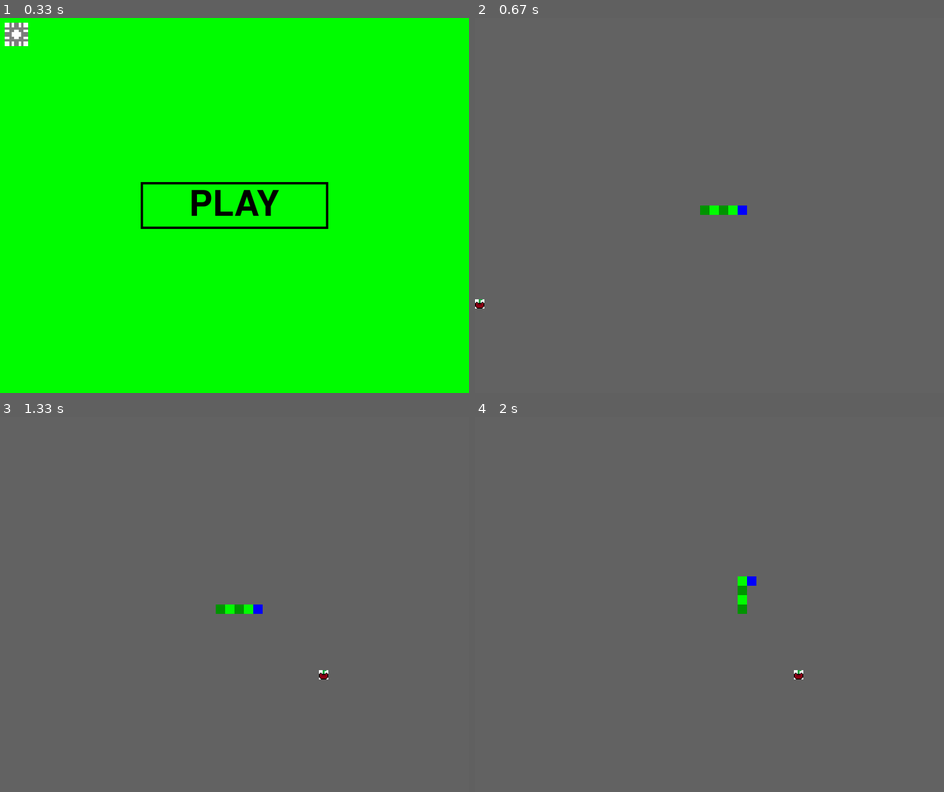
Above: before the commit, frames 1-4 (two rows, left to right).
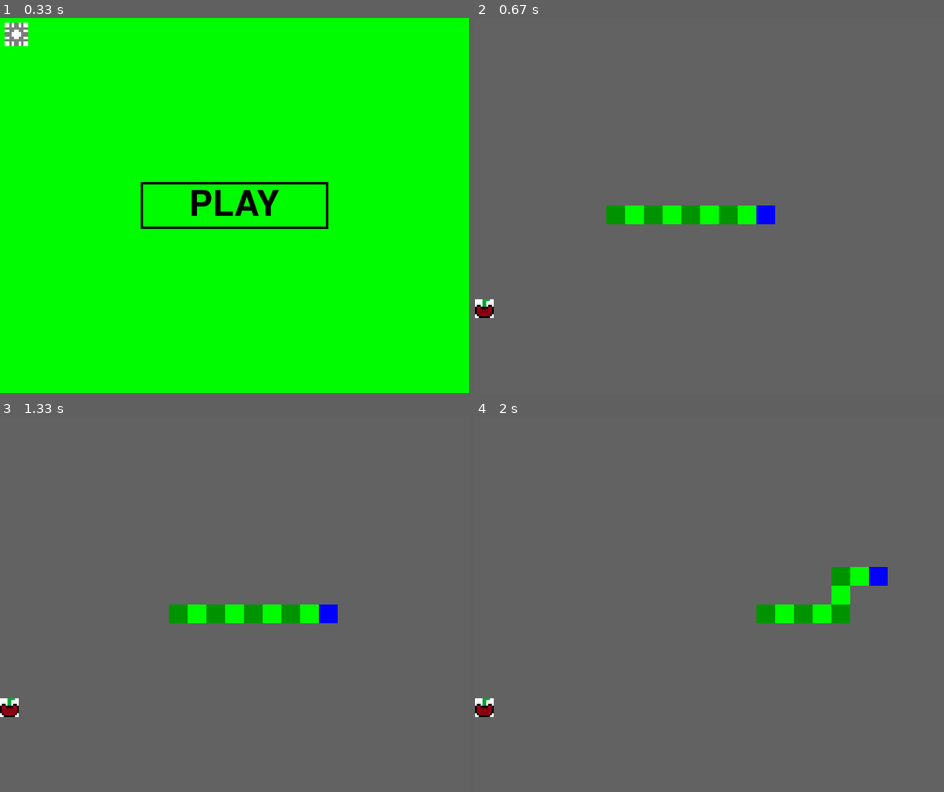
Above: after the commit, the same moments.

Repository: Colepng/Snake
Game: pygame game, started from main_menu.py
Same seed, same stepped clock (60 frames per second), same inputs: the game is played once before the commit and once after it.
Inputs (mouse positions are in pixels of both pictures, inside the frame that each line leads up to):
- Up to frame 1 (0.33 s): no input
- Up to frame 2 (0.67 s): click "PLAY" at 0.38 s
- Up to frame 3 (1.33 s): hold Esc 0.67-1.13 s; hold Right 0.67-1.13 s; move the mouse to (215, 619) at 0.7 s; click (225, 593) at 1.22 s, where only the run after the commit has a clickable "Resume"
- Up to frame 4 (2 s): tap W at 1.5 s; hold Right from 1.83 s (still down)

Frame 1 is identical in both runs. In frame 2, 1.9% of the frame differs, in the area x 0-64%, y 50-80%; in frame 3, 1.9%; in frame 4, 2.3%, in the area x 0-88%, y 40-80%.

Commit message:
Made a pause menu
Added a file to start the game, added a pause menu, made it so that the length changed in the setting menu changes the length when you play again,

Diff:
--- a/game.py
+++ b/game.py
@@ -3,9 +3,11 @@
 from pygame.locals import *
 
 import sys
-import json
+import time
+from pause_menu import pause_menu
 
 import snake
+import setting_menu
 
 GREEN = 0, 255, 0 #setting the first colout of the snake
 LIGHT_GREEN = 0,150,0 #setting the second colout of the snake
@@ -30,12 +32,14 @@
         self.snake = snake.Snake(surface, length, size, win_x, win_y, starting_x, starting_y)
         self.snake.draw()
         #print(pygame.display.get_window_size())
+        snake.running = True
         while snake.running:
             for event in pygame.event.get():#gets all events that are happening
                 #print(pygame.display.get_window_size())
                 if event.type == KEYDOWN:
                     if event.key == K_ESCAPE:#if the esc key is press it stop the loop from running
-                        return print('main menu')
+                        pause_menu(surface, win_x, win_y, starting_x, starting_y)
+
                     if event.key == K_LEFT or event.key == K_a:
                         self.snake.move_left()
 
@@ -48,6 +52,7 @@
                     if event.key == K_DOWN or event.key == K_s:
                         self.snake.move_down()
 
+
                 if event.type == QUIT:#if the user press the x at the top of the screen it will close the program
                     sys.exit()
 
--- a/main_menu.py
+++ b/main_menu.py
@@ -1,44 +1,49 @@
 import pygame
 from pygame.locals import *
 from pygame.rect import *
+
 import json
 
 from game import game
 import setting_menu
 
 pygame.init()
-count = 1
 
-COLOR = 0,0,0
-rect_color = 0,0,0
+BLACK = 0,0,0
 
 # window_sizes = pygame.display.list_modes()
 # screen = pygame.display.set_mode(window_sizes[int(input())], FULLSCREEN)
 
-setting = open('settings.json',)
-setting_json = json.load(setting)
-win_x = setting_json['win_x']
-win_y = setting_json['win_y']
+setting_file = open('settings.json',)
+setting_file_loaded = json.load(setting_file)
+win_x = setting_file_loaded['win_x']
+win_y = setting_file_loaded['win_y']
 
 screen = pygame.display.set_mode((win_x,win_y))#sets the windoes size
 
 rect = pygame.Rect(win_x/2 - 200, win_y/2 - 50, 400, 100,)
+
+
+
 font = pygame.font.Font(pygame.font.get_default_font(), 75)
-text = font.render('PLAY', True, COLOR)
+text = font.render('PLAY', True, BLACK)
 text_rect = text.get_rect()
+text_rect = (rect.left + ((rect.width - text.get_width())/2), rect.centery - text.get_height()/2)
 
-text_rect = (rect.left + ((rect.width - text.get_width())/2), rect.centery - text.get_height()/2)
-#print(rect.top, rect.centery - text.get_height()/2)
 
+
+#Loads the setting icon, sets its size and gets a rect for its
 setting_icon_no_size_change = pygame.image.load("Assests/setting_icon.png").convert_alpha()
 setting_icon = pygame.transform.scale(setting_icon_no_size_change,(50,50))
 setting_icon_rect = setting_icon.get_rect(x=10,y=10)
-# while 1:
-#     print(snake.Snake.SIZE)
-#     print()
+
+
+
+
+
 while 1:
     screen.fill((0,255,0))
-    pygame.draw.rect(screen, rect_color, rect, width=5)
+    pygame.draw.rect(screen, BLACK, rect, width=5)
     screen.blit(text, text_rect)
     screen.blit(setting_icon,setting_icon_rect)
     pygame.display.flip()
@@ -46,26 +51,24 @@
 
     for event in pygame.event.get():
         mouse_pos = pygame.mouse.get_pos()
-        length = setting_json['length']
-        size = setting_json['size']
-        win_x = setting_json['win_x']
-        win_y = setting_json['win_y']
-        starting_x = setting_json['starting_x']
-        starting_y = setting_json['starting_y']
+        length = setting_file_loaded['length']
+        size = setting_file_loaded['size']
+        win_x = setting_file_loaded['win_x']
+        win_y = setting_file_loaded['win_y']
+        starting_x = setting_file_loaded['starting_x']
+        starting_y = setting_file_loaded['starting_y']
         screen = pygame.display.set_mode((win_x, win_y))
-        print(pygame.display.get_window_size(), win_x, win_y)
-        #print(size,length)
+        #print(pygame.display.get_window_size(), win_x, win_y)
 
         if event.type == MOUSEBUTTONDOWN and setting_icon_rect.collidepoint(event.pos):
             setting_menu.run()
-            setting.close()
-            setting = open('settings.json',)
-            setting_json = json.load(setting)
+            setting_file.close()
+            setting_file = open('settings.json',)
+            setting_file_loaded = json.load(setting_file)
 
             print(pygame.display.list_modes())
 
 
         if event.type == MOUSEBUTTONDOWN and rect.collidepoint(event.pos):
-
                 game().run(screen, length,size, win_x, win_y, starting_x, starting_y)#Runs the run fuctions
                 count = 2
--- /dev/null
+++ b/pause_menu.py
@@ -0,0 +1,41 @@
+import pygame
+import json
+
+
+import snake
+from pygame.locals import *
+
+pygame.init()
+
+def pause_menu(surface,win_x,win_y,starting_x, starting_y):
+        black = (0,0,0)
+        run = True
+        gap = 75
+
+        font = pygame.font.Font(pygame.font.get_default_font(), 50)
+
+        resume_rect = pygame.Rect(starting_x, starting_y, 275,100)
+        resume_rect = pygame.Rect(starting_x - resume_rect.width/2, starting_y - gap, resume_rect.width, resume_rect.height)
+        resume_text = font.render('Resume', True, black)
+
+
+        main_menu_rect = pygame.Rect(starting_x, starting_y, 275,100)
+        main_menu_rect = pygame.Rect(resume_rect.x, starting_y + gap, main_menu_rect.width,main_menu_rect.height)
+        main_menu_text = font.render('Main Menu', True, black)
+
+
+        while run:
+            pygame.draw.rect(surface, black, resume_rect, width=5)
+            pygame.draw.rect(surface, black, main_menu_rect, width=5)
+            surface.blit(resume_text, (resume_rect.left + resume_rect.width/2 - resume_text.get_width()/2,(resume_rect.y + resume_rect.height/2)  - resume_text.get_height()/2))
+            surface.blit(main_menu_text, (main_menu_rect.x,(main_menu_rect.y + main_menu_rect.height/2)  - main_menu_text.get_height()/2))
+            pygame.display.flip()
+            for event in pygame.event.get():
+                if event.type == MOUSEBUTTONDOWN and resume_rect.collidepoint(event.pos):
+                    print("TEST")
+                    run = False
+
+                if event.type == MOUSEBUTTONDOWN and main_menu_rect.collidepoint(event.pos):
+                    print('main menu')
+                    snake.running = False
+                    return
--- a/setting_menu.py
+++ b/setting_menu.py
@@ -1,6 +1,7 @@
 import pygame
 from pygame.locals import *
 from pygame.rect import *
+
 import json
 
 import settings
--- a/settings.json
+++ b/settings.json
@@ -1,8 +1,8 @@
 {
     "win_x": 1000,
     "win_y": 800,
-    "starting_x": 500,
+    "starting_x": 480,
     "starting_y": 400,
-    "size": 20,
-    "length": 6
+    "size": 40,
+    "length": 10
 }
--- a/snake.py
+++ b/snake.py
@@ -24,6 +24,7 @@
         self.win_y = win_y
         self.starting_x = starting_x
         self.starting_y = starting_y
+        self.staring_length = length
         self.SIZE = size
         self.length = length
         self.apple_count = 0
@@ -32,7 +33,7 @@
         self.y = [self.starting_y]*self.length
         self.x[0] = self.starting_x
         self.y[0] = self.starting_y
-        self.direction = "right"
+        self.direction = 'right'
         for i in range(self.length-1,0,-1):
             self.x[i] =  self.x[0] - self.SIZE*i
             self.y[i] = self.y[0]
@@ -93,7 +94,6 @@
     #A function that is automaticly moving
 
     def play_again(self):
-        #length = 5
         self.new_high_score = False
         filename = "highscore.pk"
         with open(filename,  "rb") as f:
@@ -110,7 +110,7 @@
             unpick = pickle.Unpickler(f)
             self.highscore = unpick.load()
 
-        self.length = 5 + 1
+        self.length = self.staring_length
         if self.new_high_score == True:
             yesno_message = f"You eat {self.apple_count} apples, You set a new highscore it is {self.highscore}, Do you want to Play again?"
             #print("you set a new highscore")
@@ -131,7 +131,7 @@
         else:
             global running
             sys.exit()
-            print("exit")
+
 
 
     def auto_move(self):
@@ -158,8 +158,8 @@
             self.y[0] += self.SIZE
             self.move = True
 
-        #print(self.x[0], win_x)
-        #print(self.y[0], win_y)
+
+
         if self.x[0] > self.win_x - self.SIZE or self.x[0] < 0 or self.y[0] > self.win_y - self.SIZE or self.y[0] < 0:
             self.play_again()
             print('border')
@@ -170,7 +170,7 @@
                 print('body')
 
         self.head = pygame.Rect(self.x[0], self.y[0], self.SIZE, self.SIZE)
-        #print(self.head.topleft, self.apple.apple_rect.topleft)
+
 
         if self.head.topleft == self.apple.apple_rect.topleft:
             self.apple.apple_move()
@@ -179,4 +179,3 @@
                     self.apple.apple_move()
             self.ins_length()
         self.draw()
-        print(self.starting_x, self.starting_y)
--- /dev/null
+++ b/start.py
@@ -0,0 +1,3 @@
+import main_menu
+
+main_menu()
Binary file added: Assests/pause menu.png
Not shown, changed: highscore.pk
